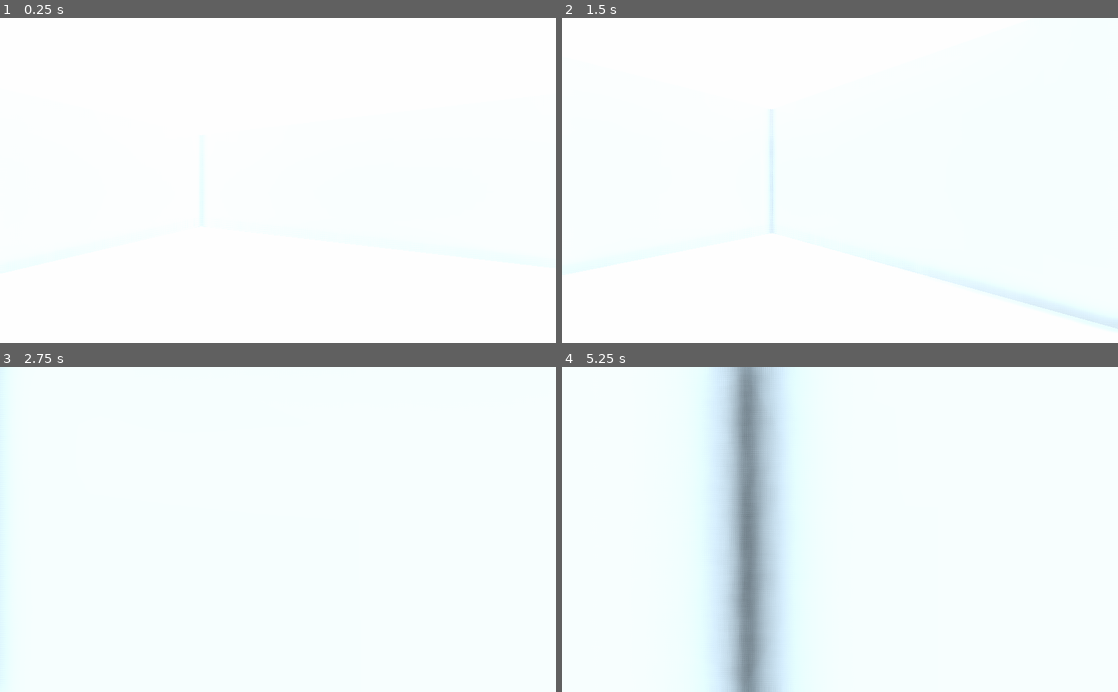
Above: before the commit, frames 1-4 (two rows, left to right).
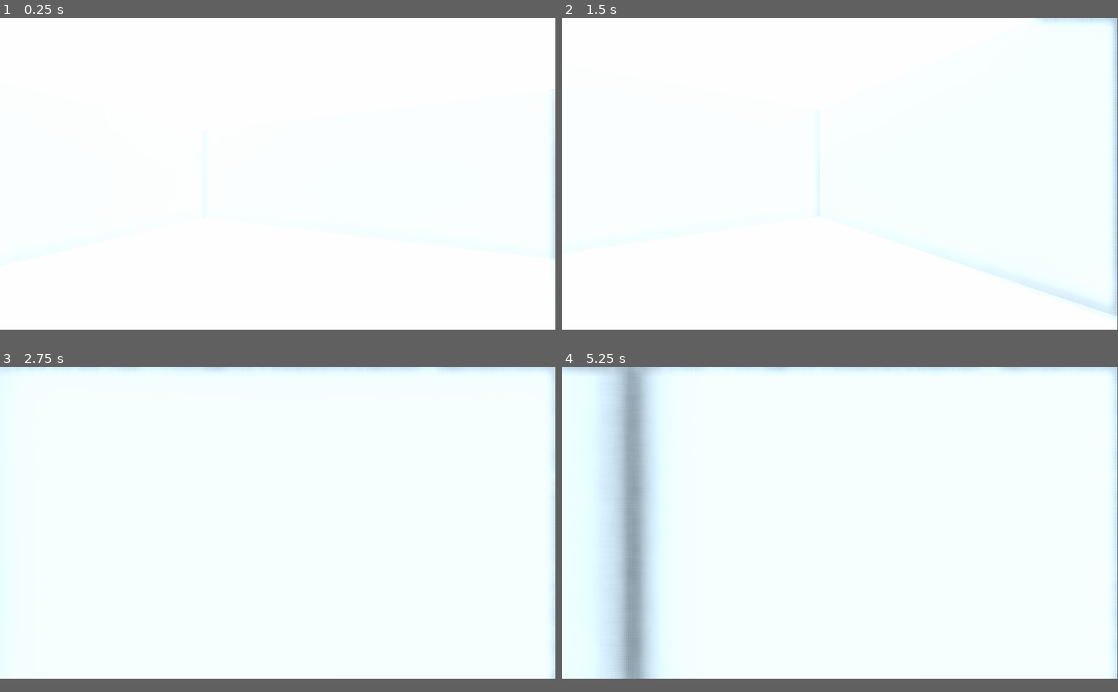
Above: after the commit, the same moments.

Repository: mnkisala/ggez
Game: Godot game, scene res://Scenes/Scene1.tscn
The game is run twice, just before and just after one commit, with the same random seed, the same clock (stepped at 60 frames per second) and the same inputs. Before the commit the project starts from res://Assets-test/Scene1.tscn.
Inputs (mouse positions are in pixels of both pictures, inside the frame that each line leads up to):
- Up to frame 1 (0.25 s): no input
- Up to frame 2 (1.5 s): tap Enter at 0.5 s; move the mouse to (867, 180) at 0.52 s; hold W (forward) from 0.53 s (still down); tap Space (jump) at 0.77 s; move the mouse to (812, 180) at 1.27 s
- Up to frame 3 (2.75 s): keep holding W (forward); tap Space (jump) at 1.52 s; move the mouse to (289, 523) at 2.02 s
- Up to frame 4 (5.25 s): keep holding W (forward); tap Space (jump) at 2.75, 3.02, 3.77, 4.52 s; move the mouse to (834, 536) at 2.77 s; move the mouse to (878, 532) at 3.52 s; tap Enter at 4.25 s; move the mouse to (795, 526) at 4.27 s; move the mouse to (845, 529) at 5.02 s
In our replay, the window is 800x468 before the commit and 799x449 after it. These sizes can differ from the game's own. Grey fills any space a smaller window leaves; there, only what the larger window draws over its background counts as a difference.

The runs differ from the first frame. In frame 1, 0.3% of the frame differs, in the area x 99-100%, y 22-80%; in frame 2, 1.9%; in frame 3, 1.6%; in frame 4, 25%, in the area x 0-100%, y 0-100%.

Commit message:
Dorobienie-sceny
Została zrobiona scena menu. Działa jeden button NewGame tylko i można ją customować. Font do zmiany :)

Diff:
--- /dev/null
+++ b/Scenes/MainSceneOpener.tscn
@@ -0,0 +1,71 @@
+[gd_scene load_steps=6 format=2]
+
+[ext_resource path="res://Fonts/sofia/Sofia-Regular.otf" type="DynamicFontData" id=1]
+[ext_resource path="res://Scripts/Buttons/ButtonNewGame.gd" type="Script" id=2]
+
+[sub_resource type="Theme" id=1]
+
+[sub_resource type="DynamicFont" id=2]
+size = 100
+font_data = ExtResource( 1 )
+
+[sub_resource type="DynamicFont" id=3]
+size = 40
+font_data = ExtResource( 1 )
+
+[node name="Control" type="Control"]
+anchor_right = 1.0
+anchor_bottom = 1.0
+
+[node name="ColorRect" type="ColorRect" parent="."]
+margin_right = 1920.0
+margin_bottom = 1080.0
+color = Color( 0.396078, 0.415686, 0.411765, 1 )
+
+[node name="Label" type="Label" parent="."]
+margin_right = 1920.0
+margin_bottom = 405.0
+theme = SubResource( 1 )
+custom_colors/font_color = Color( 0.0588235, 0.894118, 0.423529, 1 )
+custom_fonts/font = SubResource( 2 )
+text = "Ekolodzy k**wy"
+align = 1
+valign = 1
+uppercase = true
+
+[node name="ButtonNewGame" type="Button" parent="."]
+margin_left = 824.0
+margin_top = 467.0
+margin_right = 1091.0
+margin_bottom = 564.0
+custom_fonts/font = SubResource( 3 )
+action_mode = 0
+text = "New Game"
+icon_align = 1
+script = ExtResource( 2 )
+
+[node name="ButtonExit" type="Button" parent="."]
+margin_left = 820.0
+margin_top = 901.0
+margin_right = 1087.0
+margin_bottom = 998.0
+custom_fonts/font = SubResource( 3 )
+text = "Exit"
+
+[node name="ButtonContinue" type="Button" parent="."]
+margin_left = 822.0
+margin_top = 607.0
+margin_right = 1089.0
+margin_bottom = 704.0
+custom_fonts/font = SubResource( 3 )
+text = "Contiune"
+
+[node name="ButtonSettings" type="Button" parent="."]
+margin_left = 820.0
+margin_top = 754.0
+margin_right = 1087.0
+margin_bottom = 851.0
+custom_fonts/font = SubResource( 3 )
+text = "Settings"
+
+[connection signal="pressed" from="ButtonNewGame" to="ButtonNewGame" method="_on_ButtonNewGame_pressed"]
--- /dev/null
+++ b/Scripts/Buttons/ButtonNewGame.gd
@@ -0,0 +1,21 @@
+extends Button
+
+
+# Declare member variables here. Examples:
+# var a = 2
+# var b = "text"
+
+
+# Called when the node enters the scene tree for the first time.
+func _ready():
+	pass # Replace with function body.
+
+
+# Called every frame. 'delta' is the elapsed time since the previous frame.
+#func _process(delta):
+#	pass
+
+
+func _on_ButtonNewGame_pressed():
+	get_tree().change_scene("res://Scenes/Scene1.tscn")
+	pass # Replace with function body.
--- a/project.godot
+++ b/project.godot
@@ -11,8 +11,13 @@
 [application]
 
 config/name="ggez"
-run/main_scene="res://Assets-test/Scene1.tscn"
+run/main_scene="res://Scenes/Scene1.tscn"
 config/icon="res://icon.png"
+
+[display]
+
+window/size/width=1920
+window/size/height=1080
 
 [gui]
 
Not shown, added: Fonts/sofia/SIL OFL Font License Sofia.txt
Binary file added: Fonts/sofia/Sofia-Regular.otf
Renamed: Assets-test/Scene1.tscn -> Scenes/Scene1.tscn
